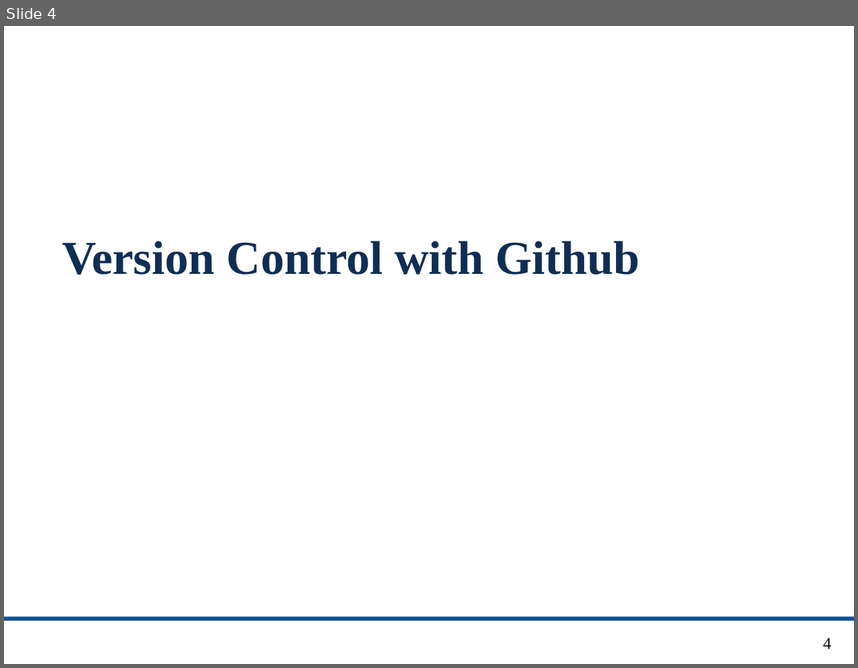
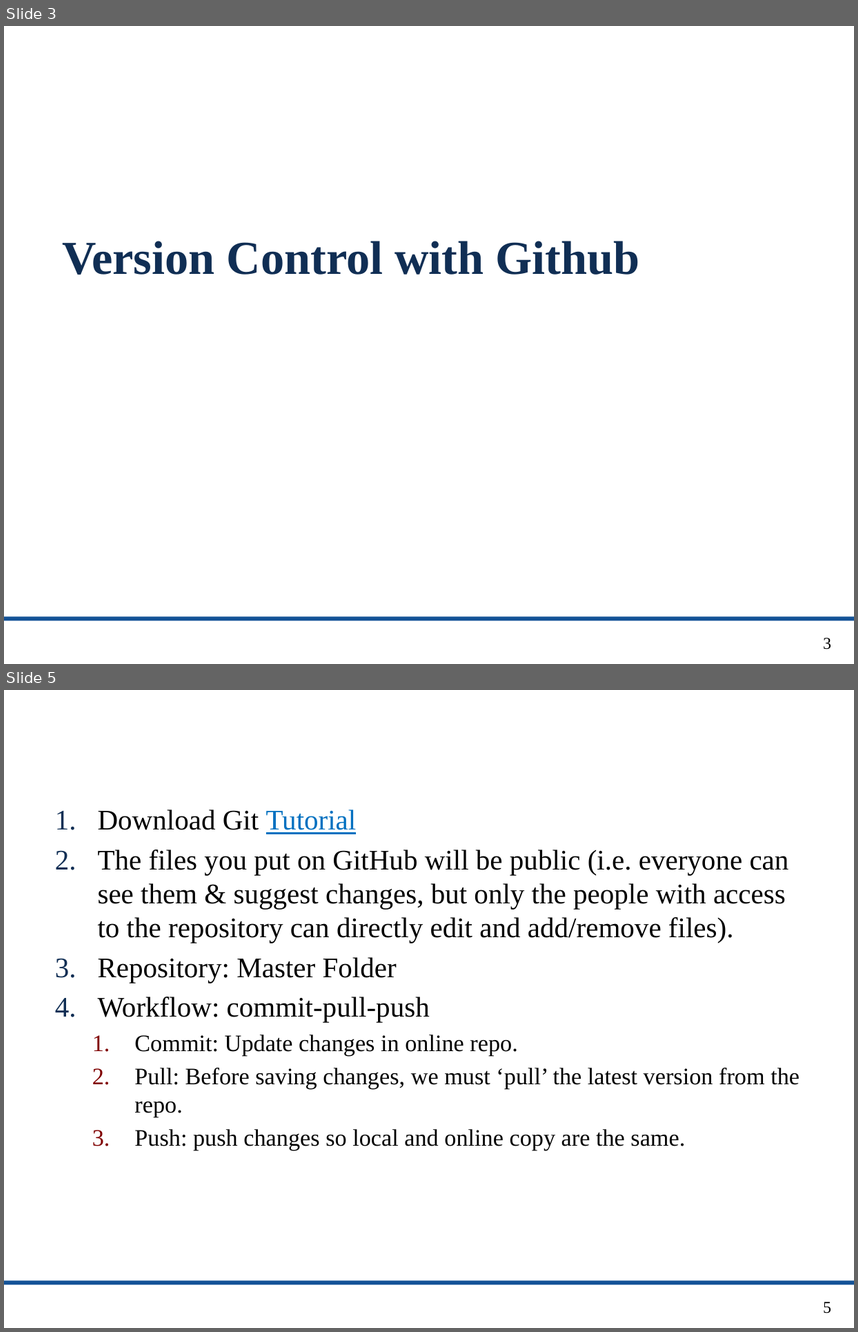
Before and after one commit to CamilaCorreaJullian/cobalt-steam, a slide deck: WeeklyMeeting3.pptx. Shown one above the other, each under a label of ours: slide 4 before the commit, slides 3 and 5 after it; the slides between them are not shown. The pictures are 858x668 and 858x1332 pixels, drawn with LibreOffice and Linux fonts; fonts in the diff are those of the drawing; background and template pictures are left out. Boxes give left, top, right and bottom in pixels: in the first picture for what was removed or moved away, otherwise in the second. Text is boxed around its words. In the diff, an @@ line names an element or a change of style, - is before the commit and + after.

```diff
--- a/WeeklyMeeting3.pptx
+++ b/WeeklyMeeting3.pptx
@@ slide 5 added at [4, 690, 854, 1328], background #FFFFFF; not listed: 1 template element that a slide beside it also shows @@
@@ text added at [98, 809, 800, 1150], 24 pt, text #000000 @@
+1. Download Git Tutorial
+2. The files you put on GitHub will be public (i.e. everyone can see them & suggest changes, but only the people with access to the repository can directly edit and add/remove files).
+3. Repository: Master Folder
+4. Workflow: commit-pull-push
+  1. Commit: Update changes in online repo.
+  2. Pull: Before saving changes, we must ‘pull’ the latest version from the repo.
+  3. Push: push changes so local and online copy are the same.
@@ page number added at [823, 1301, 831, 1313], 14 pt, text #000000 @@
+5
@@ what was slide 4 is now slide 3 @@
@@ page number at [823, 637, 831, 649]: text changed @@
-4
+3
```
Also in this commit, not shown: 2 slides changed, 1 other slide added, 1 slide removed.
